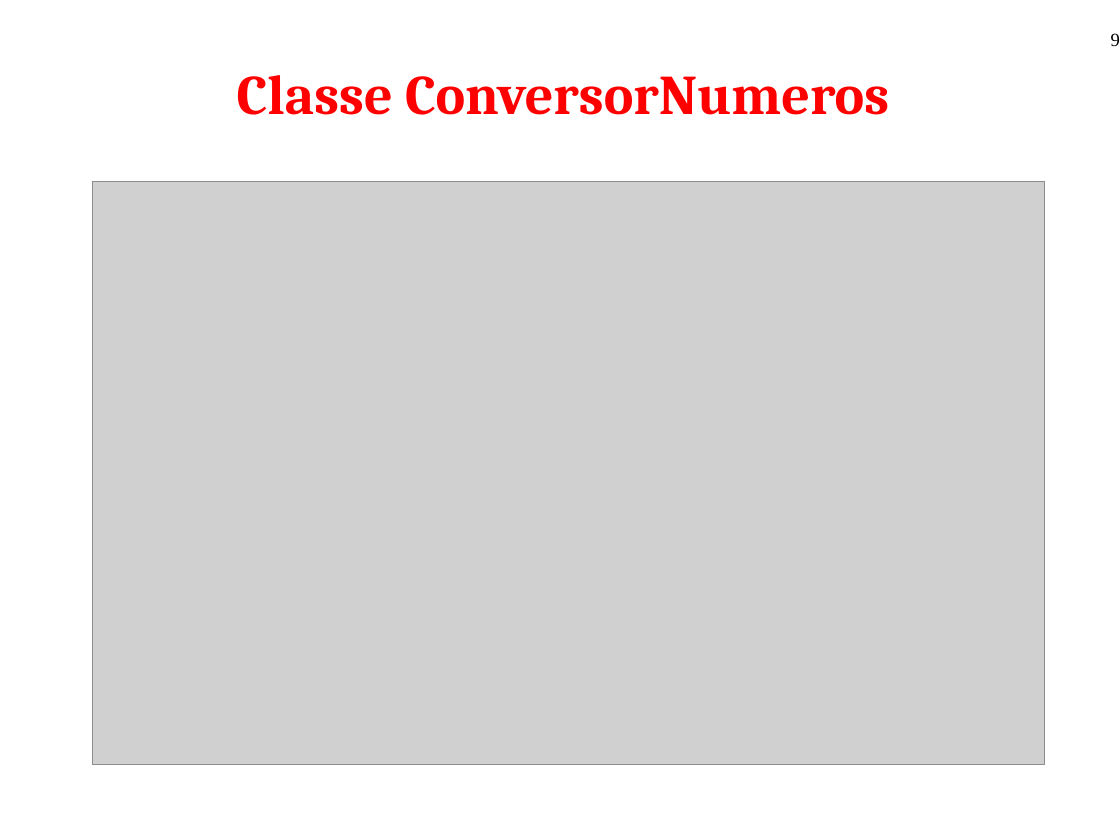
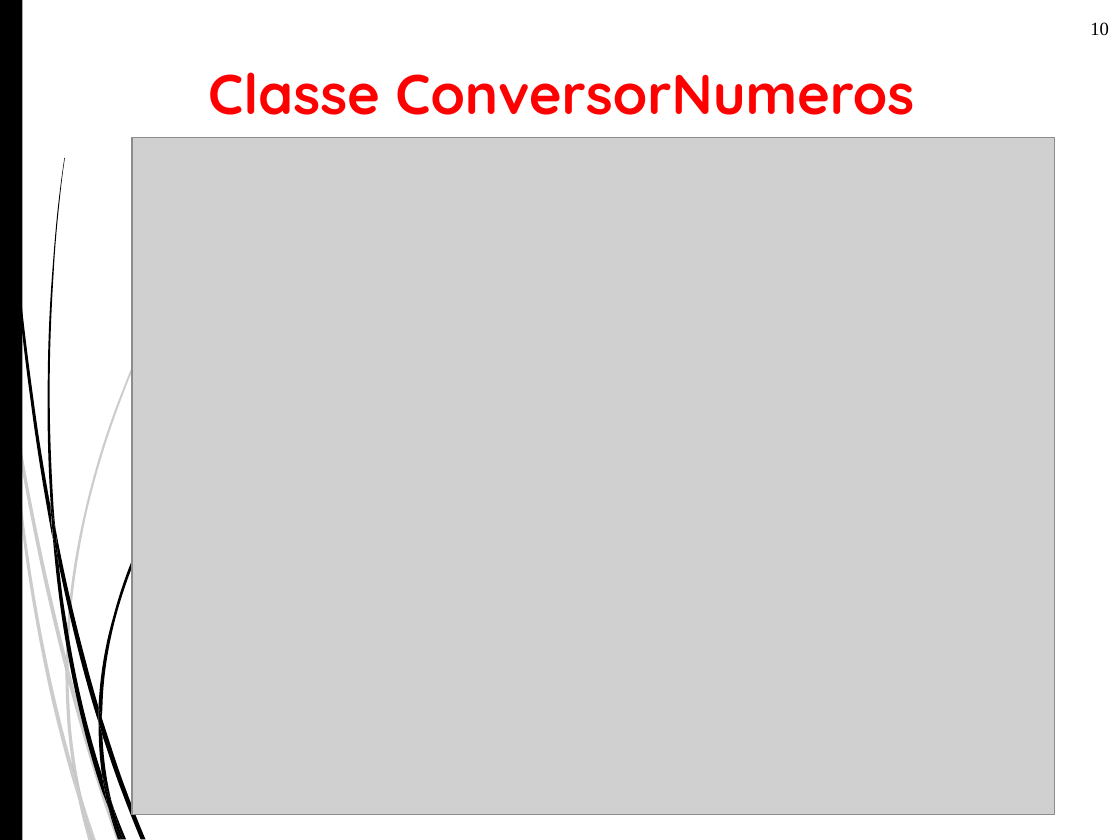
Before and after one commit to Erick57-cloud/programa-o-e-algoritmos, a slide deck: slide 10 of Aulas/Calculadora Básica-UML.ppt (slide 9 before the commit). Drawn at 1120x840 pixels with LibreOffice and Linux fonts; fonts in the diff are those of the drawing; grey boxes stand for pictures; background and template pictures are left out. Boxes give left, top, right and bottom in pixels: in the first picture for what was removed or moved away, otherwise in the second. Text is boxed around its words. In the diff, an @@ line names an element or a change of style, - is before the commit and + after.

```diff
--- a/Aulas/Calculadora Básica-UML.ppt
+++ b/Aulas/Calculadora Básica-UML.ppt
@@ rectangle added at (0, 0, 22, 840), fill #000000 @@
@@ page number at (1090, 22, 1109, 35): vertical alignment bottom to middle @@
@@ page number at (1090, 22, 1109, 35): text changed @@
-9
+10
@@ text "Classe ConversorNumeros" at (208, 72, 914, 115): font Cambria to Quicksand @@
@@ picture: place and size @@
-picture at (93, 181, 1045, 765)
+picture at (132, 138, 1055, 815)
@@ group added at (0, 171, 243, 840): 10 freeform shapes @@
@@ group added at (2, 0, 242, 840): 12 freeform shapes @@
```
Also in this commit, not shown: 3 other slides changed, 7 slides added, 6 slides removed.
